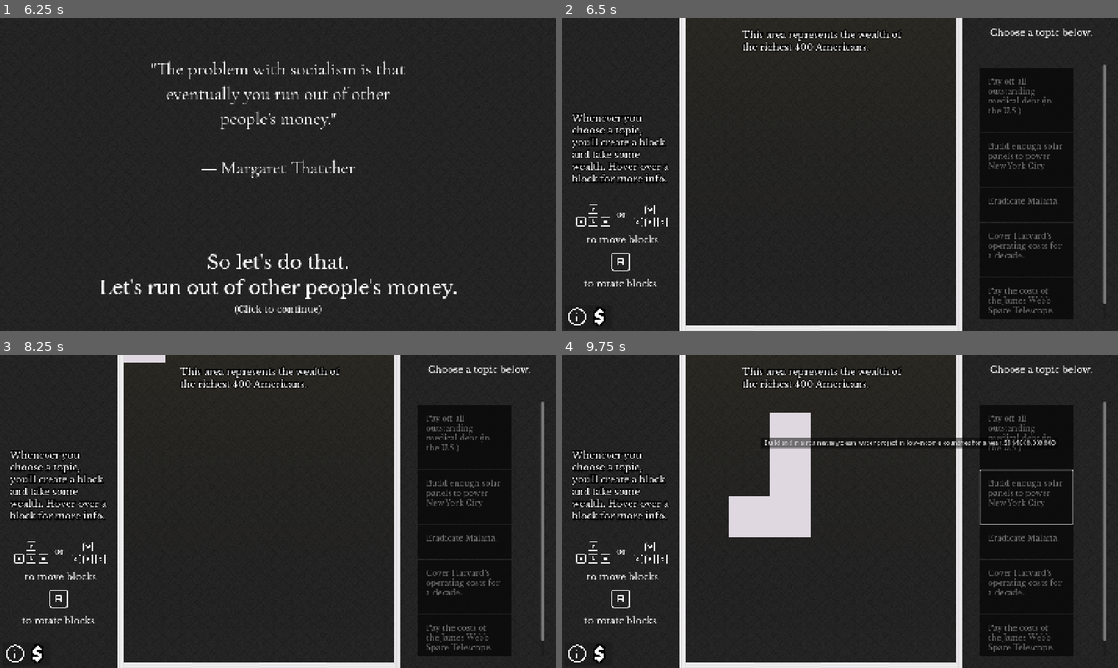
Above: before the commit, frames 1-4 (two rows, left to right).
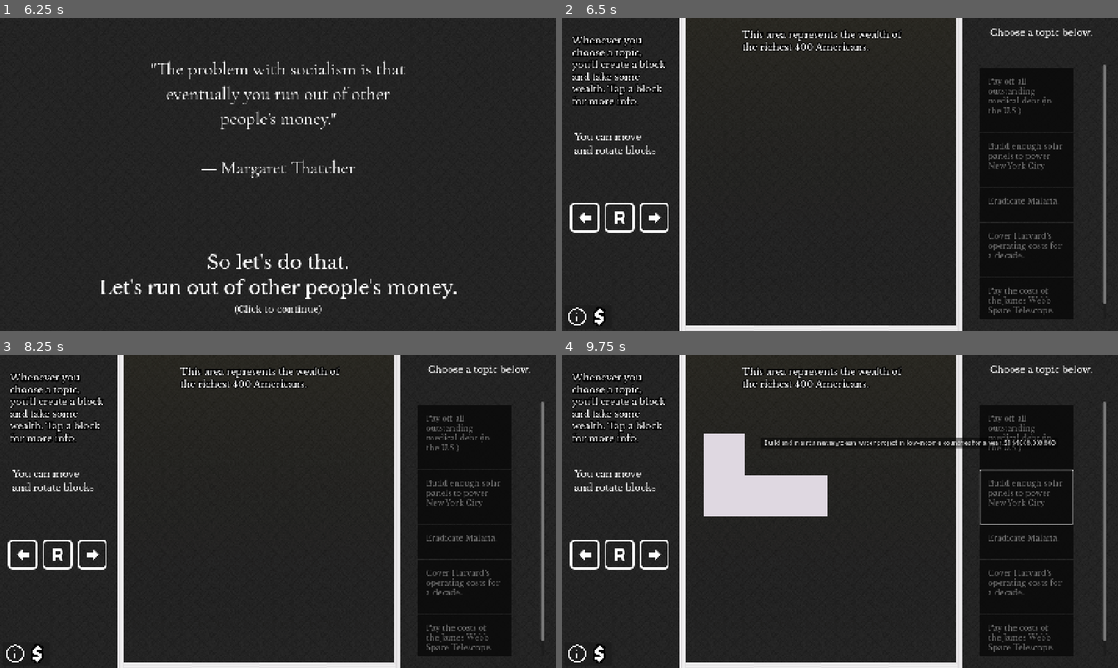
Above: after the commit, the same moments.

Repository: kksgandhi/other-peoples-money
Game: Godot game, scene res://scenes/game.tscn
Same seed, same stepped clock (60 frames per second), same inputs: the game is played once before the commit and once after it.
Inputs (mouse positions are in pixels of both pictures, inside the frame that each line leads up to):
- Up to frame 1 (6.25 s): click (461, 108) at 0.52 s; click (16, 315) at 1.25 s; click (38, 315) at 2 s; tap Enter at 2.75, 5.75 s; move the mouse to (400, 158) at 2.77 s; hold Right (right) 2.78-3.53 s; tap R (rotate) every 0.75 s from 2.85 to 5.85 s; click (400, 158) at 2.92 s; tap Space at 3.5 s; move the mouse to (166, 190) at 3.52 s; hold Down (down) 3.53-4.28 s; move the mouse to (333, 105) at 4.27 s; hold Right (right) 4.28-5.03 s; move the mouse to (250, 237) at 5.02 s; hold W (up) 5.03-5.78 s; click (250, 237) at 5.17 s; move the mouse to (444, 221) at 5.77 s; hold Left (left) from 5.78 s (still down)
- Up to frame 2 (6.5 s): keep holding Left (left); tap Escape (debug) at 6.4 s
- Up to frame 3 (8.25 s): tap A at 6.5 s; move the mouse to (111, 464) at 6.52 s; tap R (rotate) at 6.6 s; release Left (left) at 7.25 s; click (55, 555) at 7.27 s; click (22, 555) at 8.02 s
- Up to frame 4 (9.75 s): tap A at 8.75, 9.5 s; move the mouse to (867, 511) at 8.77 s; hold Down (down) 8.78-9.53 s; tap R (rotate) at 8.85, 9.6 s; click (867, 511) at 8.92 s; move the mouse to (756, 433) at 9.52 s; hold Right (right) from 9.53 s (still down)

Frame 1 is identical in both runs. In frame 2, 3.9% of the frame differs, in the area x 1-20%, y 5-86%; in frame 3, 4.1%; in frame 4, 8.8%, in the area x 1-48%, y 5-86%.

Commit message:
parameter adjustments

Diff:
--- a/game/scenes/game.gd
+++ b/game/scenes/game.gd
@@ -31,7 +31,7 @@
   add_tetro_ui_item(); add_tetro_ui_item(); add_tetro_ui_item(); add_tetro_ui_item(); add_tetro_ui_item()
   top.position.y = bottom.position.y - (height_of_play_area + 16)
   if Globals.is_mobile:
-    scroll_speed = scroll_speed / 10
+    scroll_speed = scroll_speed / 7
 
 func cost_info_to_resource(info: Dictionary) -> TetroInfo:
   return TetroInfo.new(Vector2(1, 1), Color.WHITE, info.title, "", info.cost * 1_000_000_000)
--- a/game/scenes/globals.gd
+++ b/game/scenes/globals.gd
@@ -8,7 +8,7 @@
 
 var hide_reflection_text := false
 
-var debug_mobile := false
+var debug_mobile := true
 var is_mobile := debug_mobile or OS.has_feature("web_android") or OS.has_feature("web_ios")
 
 func get_tetromino_scale(cost: float) -> float:
